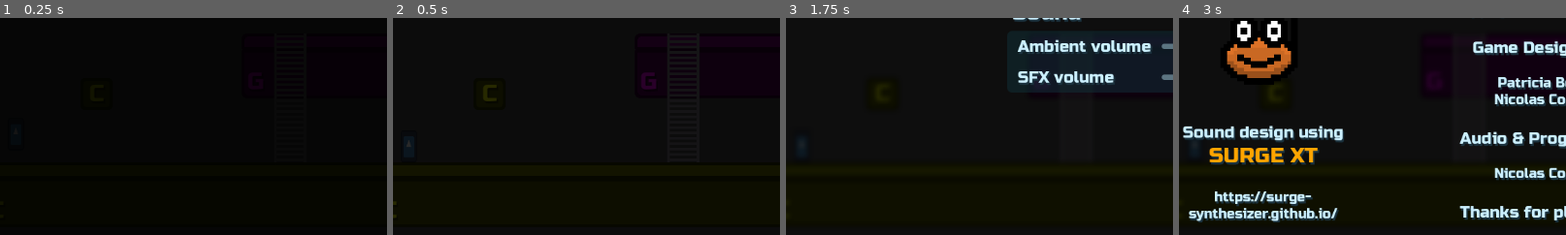
Above: before the commit, frames 1-4 (left to right).
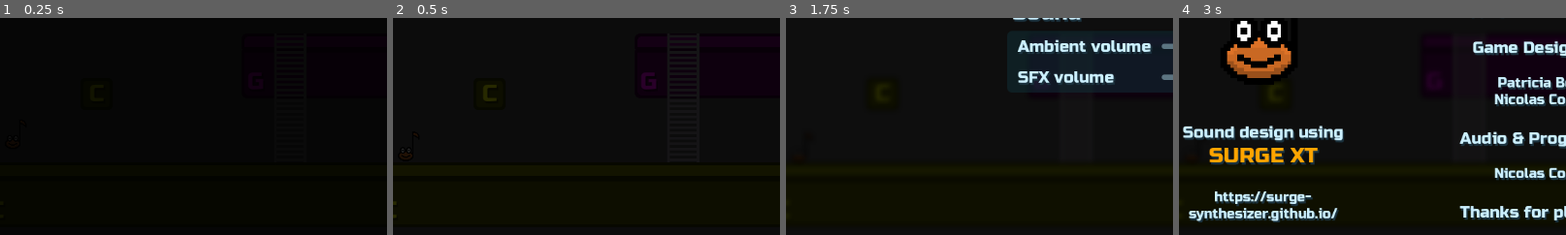
Above: after the commit, the same moments.

Repository: nicom7/game-off-2023
Game: Godot game, scene res://main.tscn
Same seed, same stepped clock (60 frames per second), same inputs: the game is played once before the commit and once after it. The engine's default icon, where the game draws it, is replaced by a stand-in: a white triangle on a blue panel in a dark square.
Inputs (mouse positions are % of the whole screen's width and height, from its top left):
- Up to frame 1 (0.25 s): no input
- Up to frame 2 (0.5 s): no input
- Up to frame 3 (1.75 s): click (97, 6) at 0.5 s; click "Settings" at 1.25 s
- Up to frame 4 (3 s): click (3, 6) at 2 s; click "Credits" at 2.75 s
The pictures show only the part of the screen within x 2-52%, y 50-100%; the shares and areas given below are measured in that part.

The runs differ from the first frame. In frame 2, 0.1% of the frame differs, in the area x 2-7%, y 53-65%; in frame 3, less than 0.1%; in frame 4, less than 0.1%.

Commit message:
Add music boy player sprite
- Add simple looping animation

Diff:
--- a/characters/player/player.tscn
+++ b/characters/player/player.tscn
@@ -1,26 +1,106 @@
-[gd_scene load_steps=7 format=3 uid="uid://dqk2pedcucgnw"]
+[gd_scene load_steps=11 format=3 uid="uid://dqk2pedcucgnw"]
 
 [ext_resource type="Script" path="res://characters/player/player.gd" id="1_qb0pk"]
 [ext_resource type="PackedScene" uid="uid://c18g0su4mfuqt" path="res://game_objects/audio/jump_note_player.tscn" id="2_fw7sl"]
 [ext_resource type="Texture2D" uid="uid://d00tklro00aow" path="res://sprites/icon.svg" id="3_2e4b4"]
 [ext_resource type="PackedScene" uid="uid://7y3jaf7ow5yt" path="res://game_objects/tile_detector_area.tscn" id="4_cq6e0"]
+[ext_resource type="Texture2D" uid="uid://ds5vi0uu5up8m" path="res://sprites/music_boy/music_boy_small.png" id="4_wwmom"]
 [ext_resource type="PackedScene" uid="uid://cdln3x7xjsumb" path="res://utils/keyboard_controller.tscn" id="5_7ussj"]
+[ext_resource type="Texture2D" uid="uid://d3ov4gmomfllo" path="res://sprites/music_boy/music_boy_small_mask.png" id="5_fbxp7"]
 
 [sub_resource type="CapsuleShape2D" id="CapsuleShape2D_ao35p"]
 radius = 12.0
 height = 48.0
 
+[sub_resource type="Animation" id="Animation_e1gmx"]
+resource_name = "bounce"
+length = 0.500013
+loop_mode = 1
+step = 0.125
+tracks/0/type = "value"
+tracks/0/imported = false
+tracks/0/enabled = true
+tracks/0/path = NodePath("MusicBoyMask/MusicBoy:frame")
+tracks/0/interp = 1
+tracks/0/loop_wrap = true
+tracks/0/keys = {
+"times": PackedFloat32Array(0, 0.125, 0.25, 0.375),
+"transitions": PackedFloat32Array(1, 1, 1, 1),
+"update": 1,
+"values": [0, 1, 2, 3]
+}
+tracks/1/type = "value"
+tracks/1/imported = false
+tracks/1/enabled = true
+tracks/1/path = NodePath("MusicBoy:frame")
+tracks/1/interp = 1
+tracks/1/loop_wrap = true
+tracks/1/keys = {
+"times": PackedFloat32Array(0, 0.125, 0.25, 0.375),
+"transitions": PackedFloat32Array(1, 1, 1, 1),
+"update": 1,
+"values": [0, 1, 2, 3]
+}
+tracks/2/type = "value"
+tracks/2/imported = false
+tracks/2/enabled = true
+tracks/2/path = NodePath("MusicBoyMask:frame")
+tracks/2/interp = 1
+tracks/2/loop_wrap = true
+tracks/2/keys = {
+"times": PackedFloat32Array(0, 0.125, 0.25, 0.375),
+"transitions": PackedFloat32Array(1, 1, 1, 1),
+"update": 1,
+"values": [0, 1, 2, 3]
+}
+
+[sub_resource type="AnimationLibrary" id="AnimationLibrary_l0fga"]
+_data = {
+"bounce": SubResource("Animation_e1gmx")
+}
+
 [node name="Player" type="CharacterBody2D"]
 z_index = 1
+texture_filter = 1
 script = ExtResource("1_qb0pk")
 jump_note_player_scene = ExtResource("2_fw7sl")
 
 [node name="CollisionShape2D" type="CollisionShape2D" parent="."]
 shape = SubResource("CapsuleShape2D_ao35p")
 
-[node name="Sprite2D" type="Sprite2D" parent="."]
+[node name="Visual" type="Node2D" parent="."]
+
+[node name="Sprite2D" type="Sprite2D" parent="Visual"]
+visible = false
 scale = Vector2(0.1875, 0.375)
 texture = ExtResource("3_2e4b4")
+
+[node name="MusicBoy" type="Sprite2D" parent="Visual"]
+texture = ExtResource("4_wwmom")
+hframes = 4
+frame = 1
+region_enabled = true
+region_rect = Rect2(0, 0, 192, 48)
+
+[node name="MusicBoyMask" type="Sprite2D" parent="Visual"]
+clip_children = 2
+texture = ExtResource("5_fbxp7")
+hframes = 4
+frame = 1
+
+[node name="MusicBoy" type="Sprite2D" parent="Visual/MusicBoyMask"]
+modulate = Color(1, 0.517647, 0.176471, 1)
+texture = ExtResource("4_wwmom")
+hframes = 4
+frame = 1
+region_enabled = true
+region_rect = Rect2(0, 0, 192, 48)
+
+[node name="AnimationPlayer" type="AnimationPlayer" parent="Visual"]
+autoplay = "bounce"
+libraries = {
+"": SubResource("AnimationLibrary_l0fga")
+}
 
 [node name="TileDetectorArea" parent="." instance=ExtResource("4_cq6e0")]
 position = Vector2(0, 30)
--- a/gui/big_player.tscn
+++ b/gui/big_player.tscn
@@ -1,8 +1,8 @@
 [gd_scene load_steps=6 format=3 uid="uid://cs3b1fefwy1j8"]
 
 [ext_resource type="Script" path="res://gui/big_player.gd" id="1_2xdkr"]
-[ext_resource type="Texture2D" uid="uid://jrx0717s6a" path="res://sprites/music_boy_gros.png" id="1_h3wwo"]
-[ext_resource type="Texture2D" uid="uid://cli2e4qk0qqyq" path="res://sprites/music_boy_gros_mask.png" id="3_3heqg"]
+[ext_resource type="Texture2D" uid="uid://jrx0717s6a" path="res://sprites/music_boy/music_boy_gros.png" id="2_b8i2n"]
+[ext_resource type="Texture2D" uid="uid://cli2e4qk0qqyq" path="res://sprites/music_boy/music_boy_gros_mask.png" id="3_w0obc"]
 
 [sub_resource type="Animation" id="Animation_e1gmx"]
 resource_name = "bounce"
@@ -65,18 +65,18 @@
 
 [node name="MusicBoyGros2" type="Sprite2D" parent="Node2D"]
 position = Vector2(16, 0)
-texture = ExtResource("1_h3wwo")
+texture = ExtResource("2_b8i2n")
 hframes = 4
 
 [node name="MusicBoyMask" type="Sprite2D" parent="Node2D"]
 clip_children = 2
 position = Vector2(16, 0)
-texture = ExtResource("3_3heqg")
+texture = ExtResource("3_w0obc")
 hframes = 4
 
 [node name="MusicBoyGros" type="Sprite2D" parent="Node2D/MusicBoyMask"]
 modulate = Color(1, 0.517647, 0.176471, 1)
-texture = ExtResource("1_h3wwo")
+texture = ExtResource("2_b8i2n")
 hframes = 4
 
 [node name="AnimationPlayer" type="AnimationPlayer" parent="Node2D"]
--- a/levels/tutorials/world_tutorial.tscn
+++ b/levels/tutorials/world_tutorial.tscn
@@ -10,9 +10,6 @@
 [node name="BlockSequence" parent="GameObjects" index="0"]
 randomize_sequence = false
 current_sequence = [0, 0, 1, 1]
-
-[node name="Transition" parent="." index="8"]
-master_volume = 0.0
 
 [node name="LevelInfoProvider" type="Node" parent="." index="10"]
 script = ExtResource("2_5bp36")
Renamed: sprites/music_boy_gros.png -> sprites/music_boy/music_boy_gros.png
Not shown, changed: sprites/music_boy/music_boy_gros.png.import
Renamed: sprites/music_boy_gros_mask.png -> sprites/music_boy/music_boy_gros_mask.png
Not shown, added: sprites/music_boy/music_boy_gros_mask.png.import
Binary file added: sprites/music_boy/music_boy_small.png
Not shown, changed: sprites/music_boy/music_boy_small.png.import
Binary file added: sprites/music_boy/music_boy_small_mask.png
Not shown, added: sprites/music_boy/music_boy_small_mask.png.import
Not shown, changed: .gitignore
